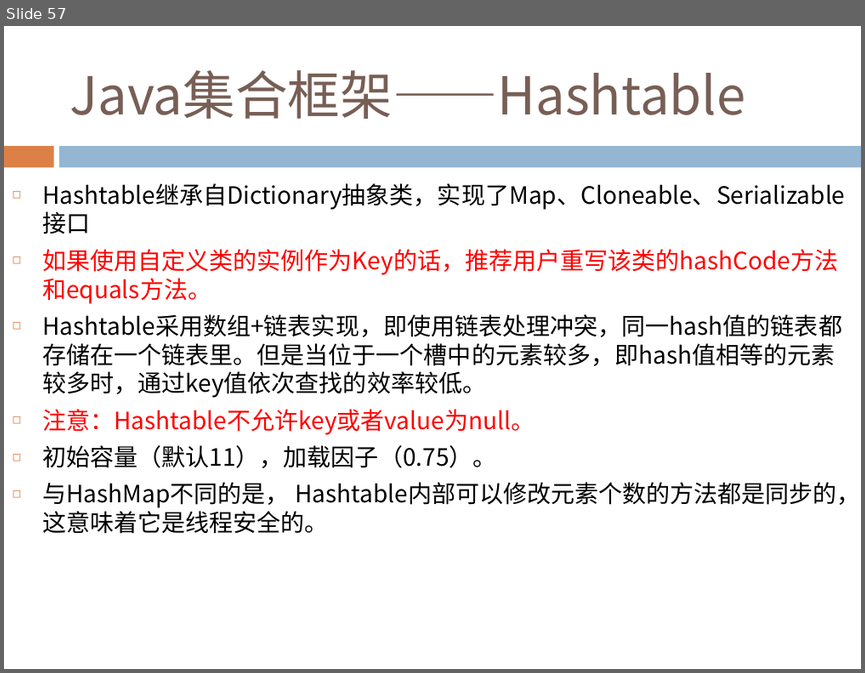
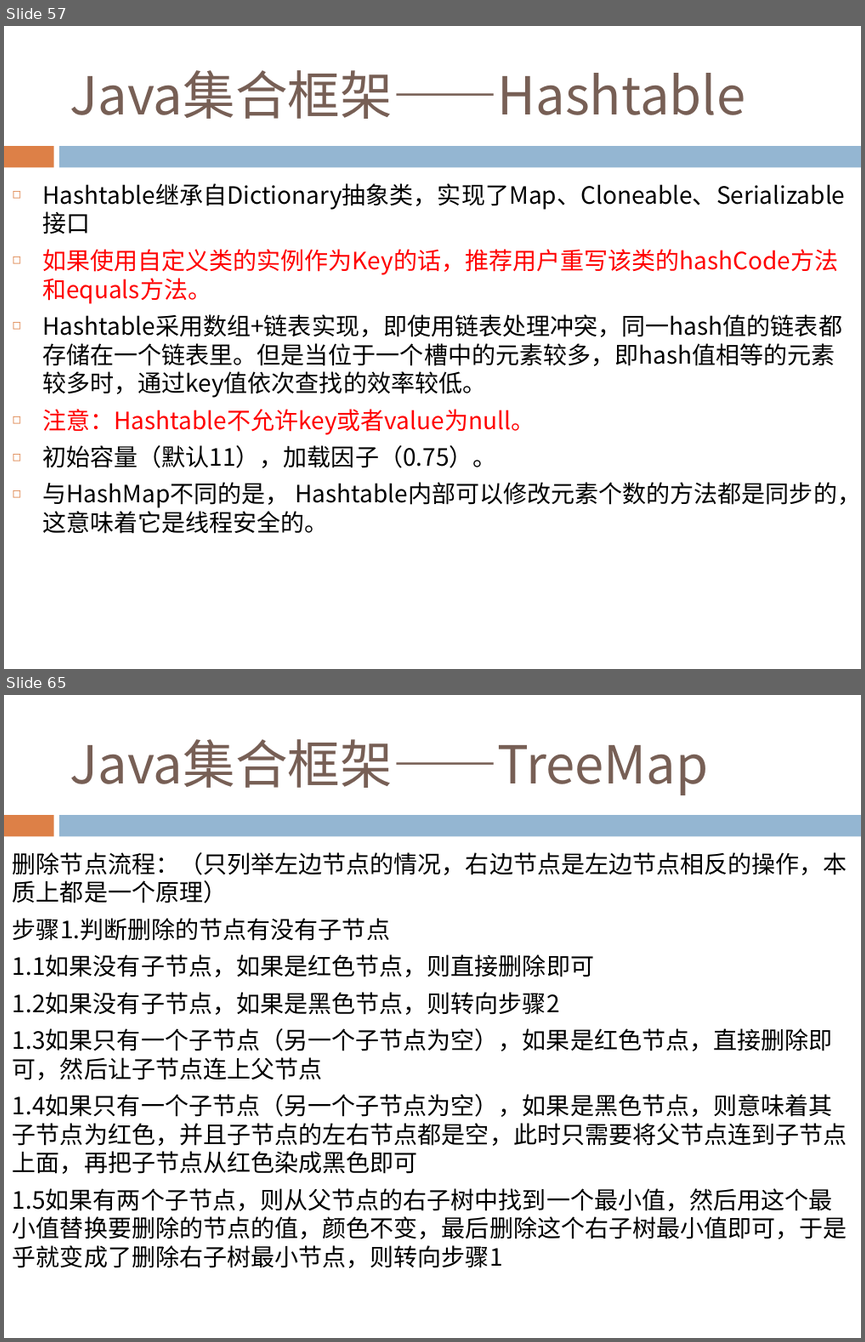
Before and after one commit to Costriod/study, a slide deck: Java基础.pptx. Shown one above the other, each under a label of ours: slide 57 before the commit, slides 57 and 65 after it; the slides between them are not shown. The pictures are 865x673 and 865x1342 pixels, drawn with LibreOffice and Linux fonts; fonts in the diff are those of the drawing. Boxes give left, top, right and bottom in pixels: in the first picture for what was removed or moved away, otherwise in the second. Text is boxed around its words. In the diff, an @@ line names an element or a change of style, - is before the commit and + after.

```diff
--- a/Java基础.pptx
+++ b/Java基础.pptx
@@ slide 65 added at box(4, 695, 861, 1338), background #FFFFFF; not listed: 2 template elements that a slide beside it also shows @@
@@ title added at box(69, 739, 708, 795), 44 pt, text #775F55 @@
+Java集合框架——TreeMap
@@ text added at box(12, 852, 847, 1268), 20 pt, text #000000 @@
+删除节点流程：（只列举左边节点的情况，右边节点是左边节点相反的操作，本质上都是一个原理）
+步骤1.判断删除的节点有没有子节点
+1.1如果没有子节点，如果是红色节点，则直接删除即可
+1.2如果没有子节点，如果是黑色节点，则转向步骤2
+1.3如果只有一个子节点（另一个子节点为空），如果是红色节点，直接删除即可，然后让子节点连上父节点
+1.4如果只有一个子节点（另一个子节点为空），如果是黑色节点，则意味着其子节点为红色，并且子节点的左右节点都是空，此时只需要将父节点连到子节点上面，再把子节点从红色染成黑色即可
+1.5如果有两个子节点，则从父节点的右子树中找到一个最小值，然后用这个最小值替换要删除的节点的值，颜色不变，最后删除这个右子树最小值即可，于是乎就变成了删除右子树最小节点，则转向步骤1
```
Also in this commit, not shown: 2 slides changed, 11 other slides added.
